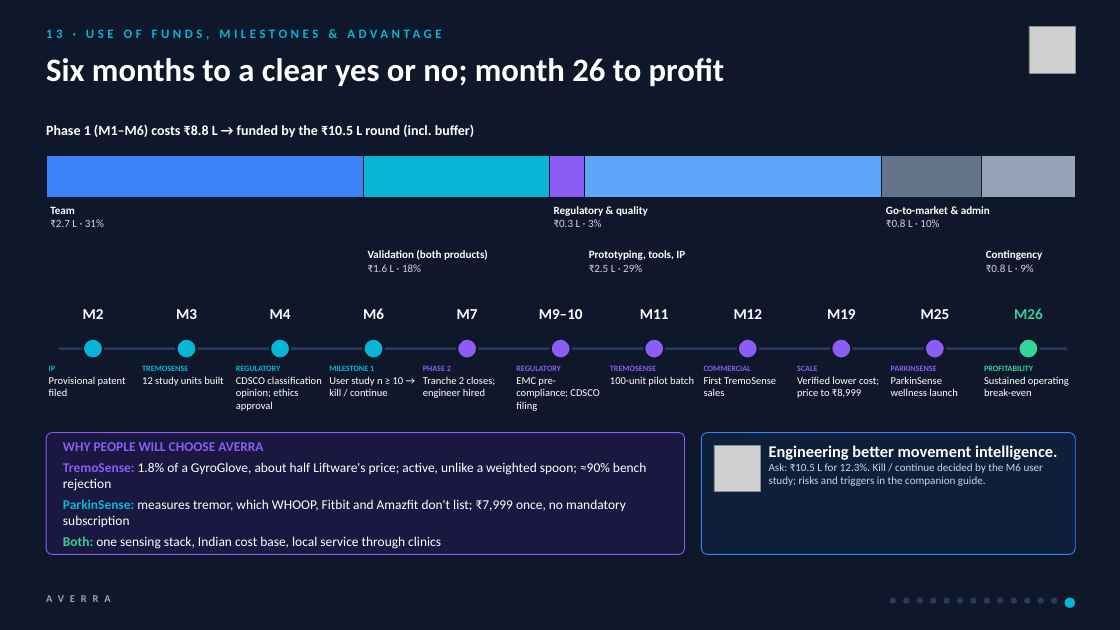
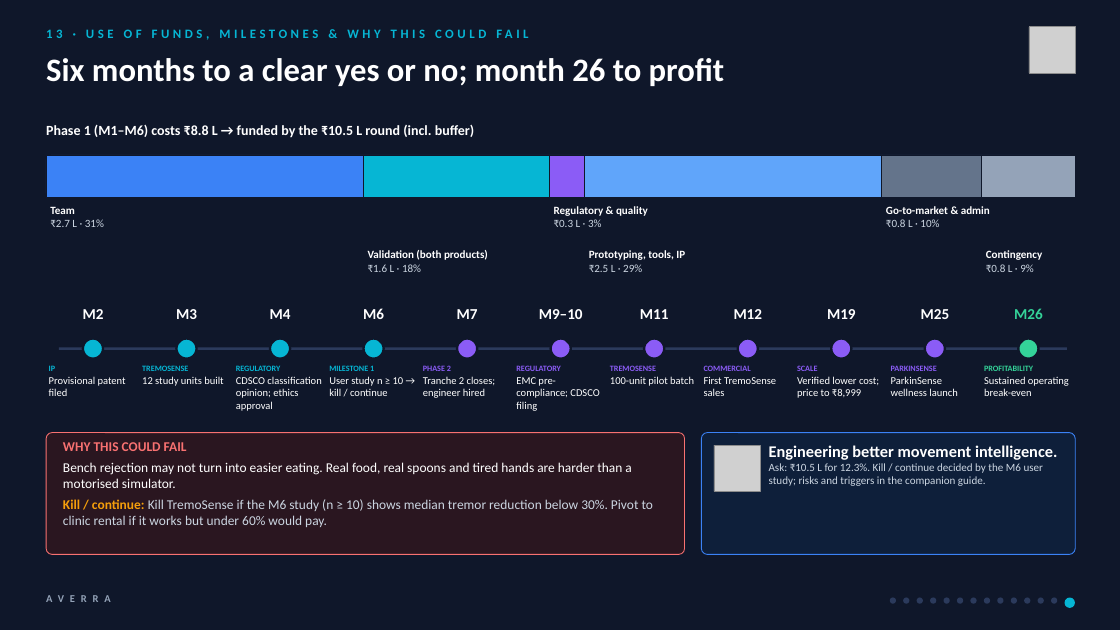
Before and after one commit to sudo-pranshu/AVERRA, a slide deck: slide 14 of deck/AVERRA_Pitch.pptx. Drawn at 1120x630 pixels with LibreOffice and Linux fonts; fonts in the diff are those of the drawing; grey boxes stand for pictures. Boxes give left, top, right and bottom in pixels: in the first picture for what was removed or moved away, otherwise in the second. Text is boxed around its words. In the diff, an @@ line names an element or a change of style, - is before the commit and + after.

```diff
--- a/deck/AVERRA_Pitch.pptx
+++ b/deck/AVERRA_Pitch.pptx
@@ text at (46,29,528,40): text changed @@
-13 · USE OF FUNDS, MILESTONES & ADVANTAGE
+13 · USE OF FUNDS, MILESTONES & WHY THIS COULD FAIL
@@ rounded rectangle at (46,433,685,555): fill #1A1840 to #2A1620; outline #8B5CF6 0.75 pt to #F87171 0.75 pt @@
@@ text at (63,442,653,527): text changed; text colour #FFFFFF to #CBD5E1 @@
-WHY PEOPLE WILL CHOOSE AVERRA
-TremoSense: 1.8% of a GyroGlove, about half Liftware's price; active, unlike a weighted spoon; ≈90% bench rejection
-ParkinSense: measures tremor, which WHOOP, Fitbit and Amazfit don't list; ₹7,999 once, no mandatory subscription
-Both: one sensing stack, Indian cost base, local service through clinics
+WHY THIS COULD FAIL
+Bench rejection may not turn into easier eating. Real food, real spoons and tired hands are harder than a motorised simulator.
+Kill / continue: Kill TremoSense if the M6 study (n ≥ 10) shows median tremor reduction below 30%. Pivot to clinic rental if it works but under 60% would pay.
```
Also in this commit, not shown: 9 other slides changed, 13 other files.
